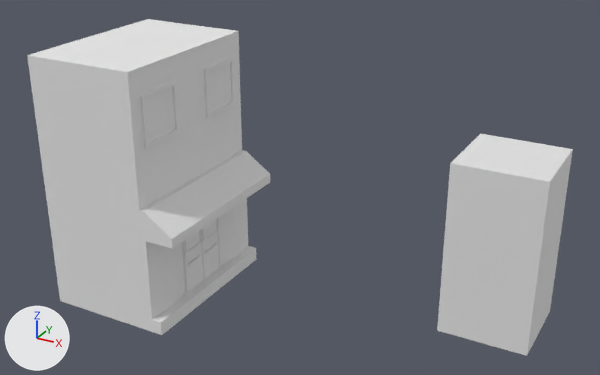
An edit to the Blender file Models/Building.blend, drawn before and after from the same camera.
The view is the same before and after, from a camera (50 mm lens) standing at (14.16, -14.05, 10.32) and looking at (6.12, 0.57, 3.01). Arrows for +X, +Y and +Z are at lower left; the lights stay in place.

Before the edit, the objects in view are built like this:
```python
me_cube = bpy.data.meshes.new('Cube')
me_cube.from_pydata(...)  # 259 vertices, 267 faces; spans x -1.32..2.12, y -1.98..1.98, z -0.99..4.91
me_cube.materials.append(mat_material)  # white #e7e7e7
me_cube_005 = bpy.data.meshes.new('Cube.005')
me_cube_005.from_pydata(...)  # a box spanning x -1.0..1.0, y -1.0..1.0, z -1.0..1.0
me_cube_006 = bpy.data.meshes.new('Cube.006')
me_cube_006.from_pydata(...)  # a box spanning x -1.0..1.0, y -1.0..1.0, z -1.0..1.0
ob_cube = bpy.data.objects.new('Cube', me_cube)
ob_cube.location = (2.41, 0.0, 1.0)
ob_cube_002 = bpy.data.objects.new('Cube.002', me_cube_005)
ob_cube_002.location = (10.29, 2.13, 1.0)
ob_cube_003 = bpy.data.objects.new('Cube.003', me_cube_006)
ob_cube_003.location = (10.29, 2.13, 3.0)
```
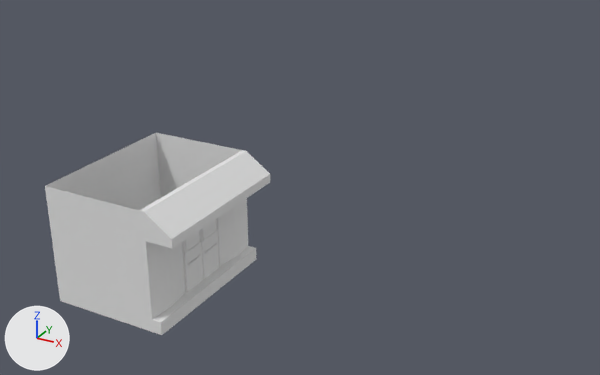
Pixel boxes (x1, y1, x2, y2) of what changed, in the pictures (600 x 375 px):
'Cube', reshaped (7% narrower, 36% shorter)
    before: (27, 19, 270, 335)
    after: (45, 133, 270, 335)
'Cube.003', deleted
    before: (443, 134, 573, 273)
'Cube.002', deleted
    before: (437, 234, 561, 356)
part 1 of me_cube, deleted
    before: (27, 19, 242, 210)

Edits to the bpy script that builds the scene:
```text
Add mat_material_003:
    mat_material_003 = diffuse_material('Material.003')
    mat_material_003.base_color = (0.8, 0.8, 0.8)  # white #e7e7e7
Change me_cube:
    used by ob_cube; location = (2.41, 0.0, 1.0)
    remove me_cube.from_pydata(...)  # 259 vertices, 267 faces; spans x -1.32..2.12, y -1.98..1.98, z -0.99..4.91
    remove me_cube.materials.append(mat_material)  # white #e7e7e7
    add me_cube.from_pydata(...)  # 213 vertices, 218 faces; spans x -1.32..2.12, y -1.98..1.98, z -0.99..1.96
    me_cube part 1
    46 vertices are removed from x -1.32..1.37, y -1.98..1.98, z 3.23..4.91
    47 faces are deleted
    add me_cube.materials.append(mat_material_003)  # white #e7e7e7
Remove ob_cube_002:
    ob_cube_002 = bpy.data.objects.new('Cube.002', me_cube_005)
    ob_cube_002.location = (10.29, 2.13, 1.0)
Remove ob_cube_003:
    ob_cube_003 = bpy.data.objects.new('Cube.003', me_cube_006)
    ob_cube_003.location = (10.29, 2.13, 3.0)
```
